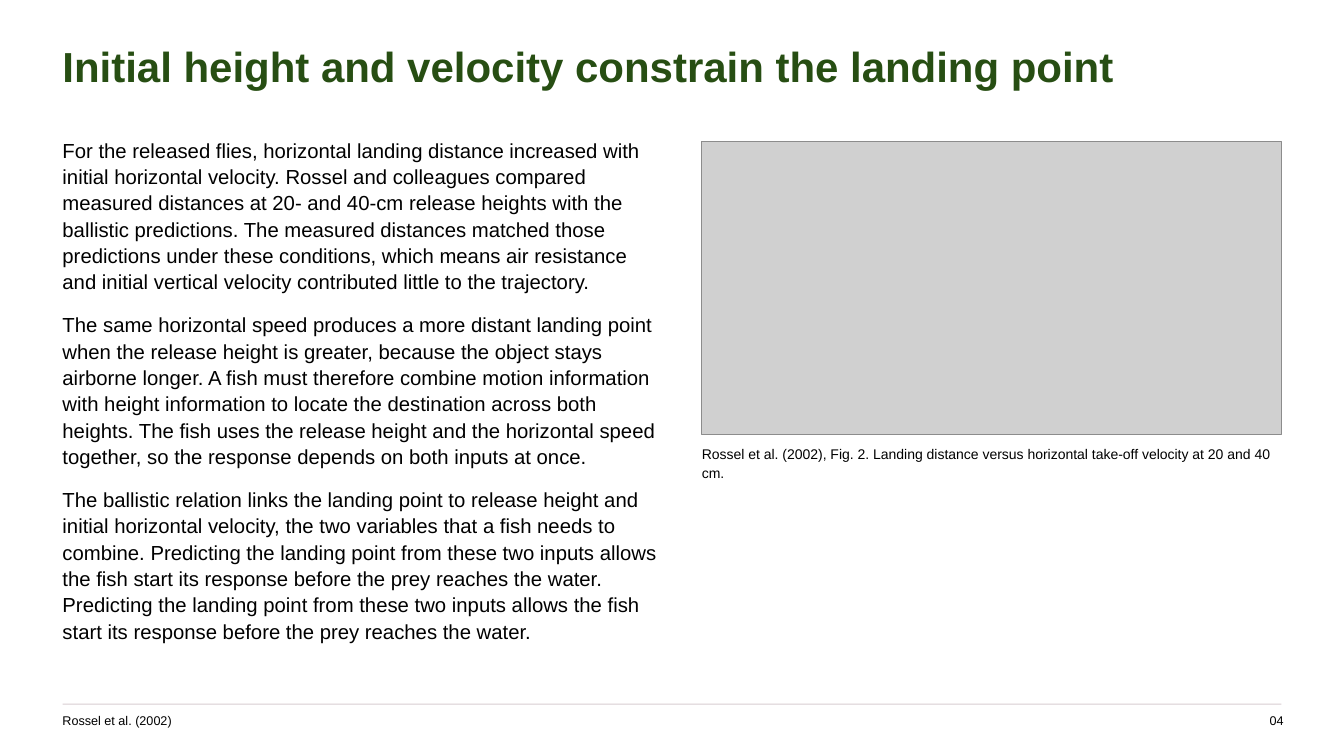
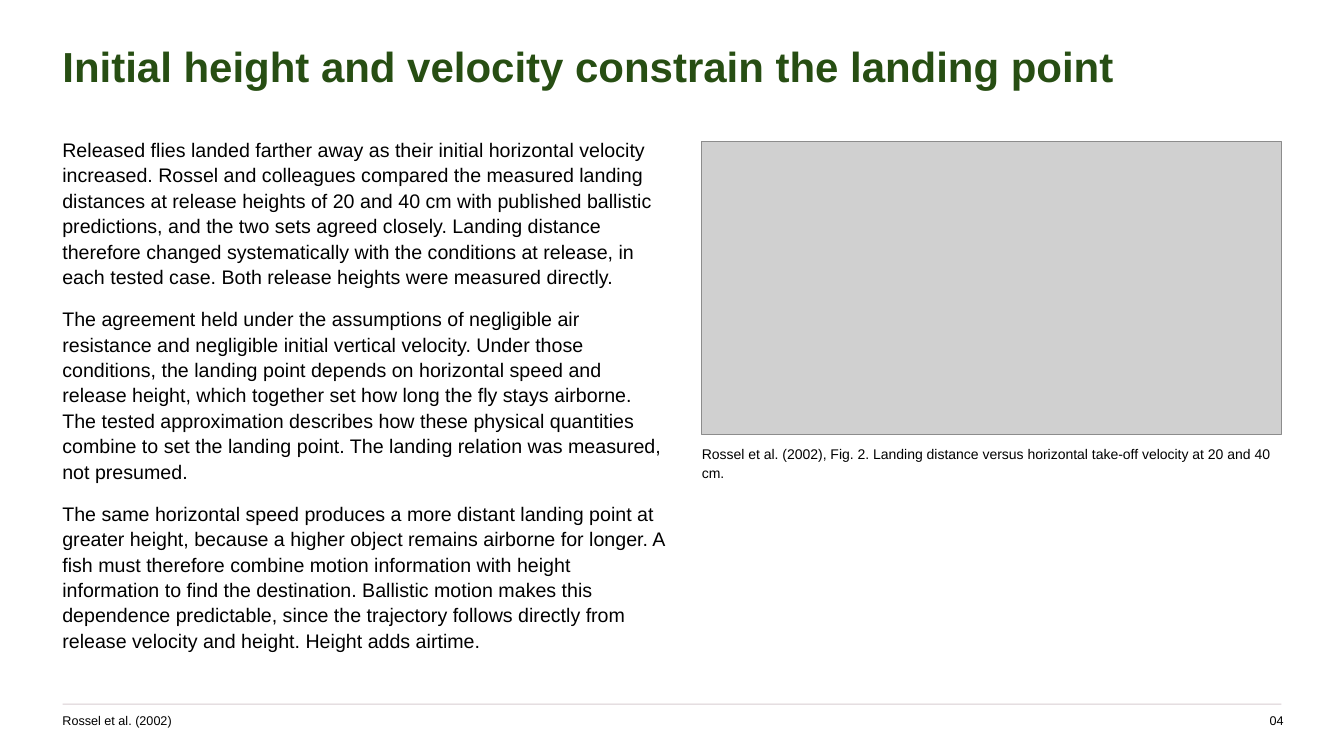
Before and after one commit to jordanxxlopez/NEUROETHOLOGY, a slide deck: slide 5 of scaffolded/Neuroethology_Lecture27_FA2026_SCAFFOLDED.pptx. Drawn at 1344x756 pixels with LibreOffice and Linux fonts; fonts in the diff are those of the drawing; grey boxes stand for pictures. Boxes give left, top, right and bottom in pixels: in the first picture for what was removed or moved away, otherwise in the second. Text is boxed around its words. In the diff, an @@ line names an element or a change of style, - is before the commit and + after.

```diff
--- a/scaffolded/Neuroethology_Lecture27_FA2026_SCAFFOLDED.pptx
+++ b/scaffolded/Neuroethology_Lecture27_FA2026_SCAFFOLDED.pptx
@@ text at (62,142,665,652): text changed; size 14.5 to 14 pt @@
-For the released flies, horizontal landing distance increased with initial horizontal velocity. Rossel and colleagues compared measured distances at 20- and 40-cm release heights with the ballistic predictions. The measured distances matched those predictions under these conditions, which means air resistance and initial vertical velocity contributed little to the trajectory.
-The same horizontal speed produces a more distant landing point when the release height is greater, because the object stays airborne longer. A fish must therefore combine motion information with height information to locate the destination across both heights. The fish uses the release height and the horizontal speed together, so the response depends on both inputs at once.
-The ballistic relation links the landing point to release height and initial horizontal velocity, the two variables that a fish needs to combine. Predicting the landing point from these two inputs allows the fish start its response before the prey reaches the water. Predicting the landing point from these two inputs allows the fish start its response before the prey reaches the water.
+Released flies landed farther away as their initial horizontal velocity increased. Rossel and colleagues compared the measured landing distances at release heights of 20 and 40 cm with published ballistic predictions, and the two sets agreed closely. Landing distance therefore changed systematically with the conditions at release, in each tested case. Both release heights were measured directly.
+The agreement held under the assumptions of negligible air resistance and negligible initial vertical velocity. Under those conditions, the landing point depends on horizontal speed and release height, which together set how long the fly stays airborne. The tested approximation describes how these physical quantities combine to set the landing point. The landing relation was measured, not presumed.
+The same horizontal speed produces a more distant landing point at greater height, because a higher object remains airborne for longer. A fish must therefore combine motion information with height information to find the destination. Ballistic motion makes this dependence predictable, since the trajectory follows directly from release velocity and height. Height adds airtime.
```
Also in this commit, not shown: 51 other slides changed, 7 slides added, 7 slides removed, 4 other files.
